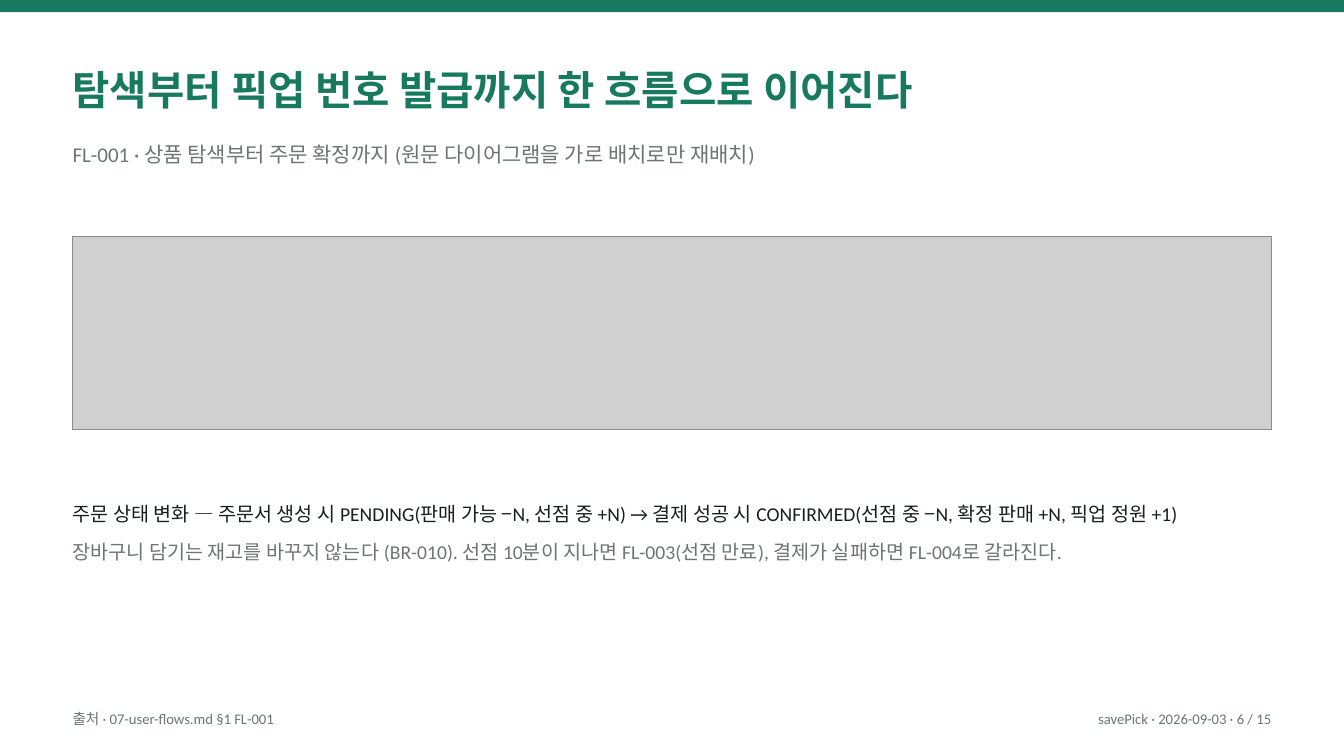
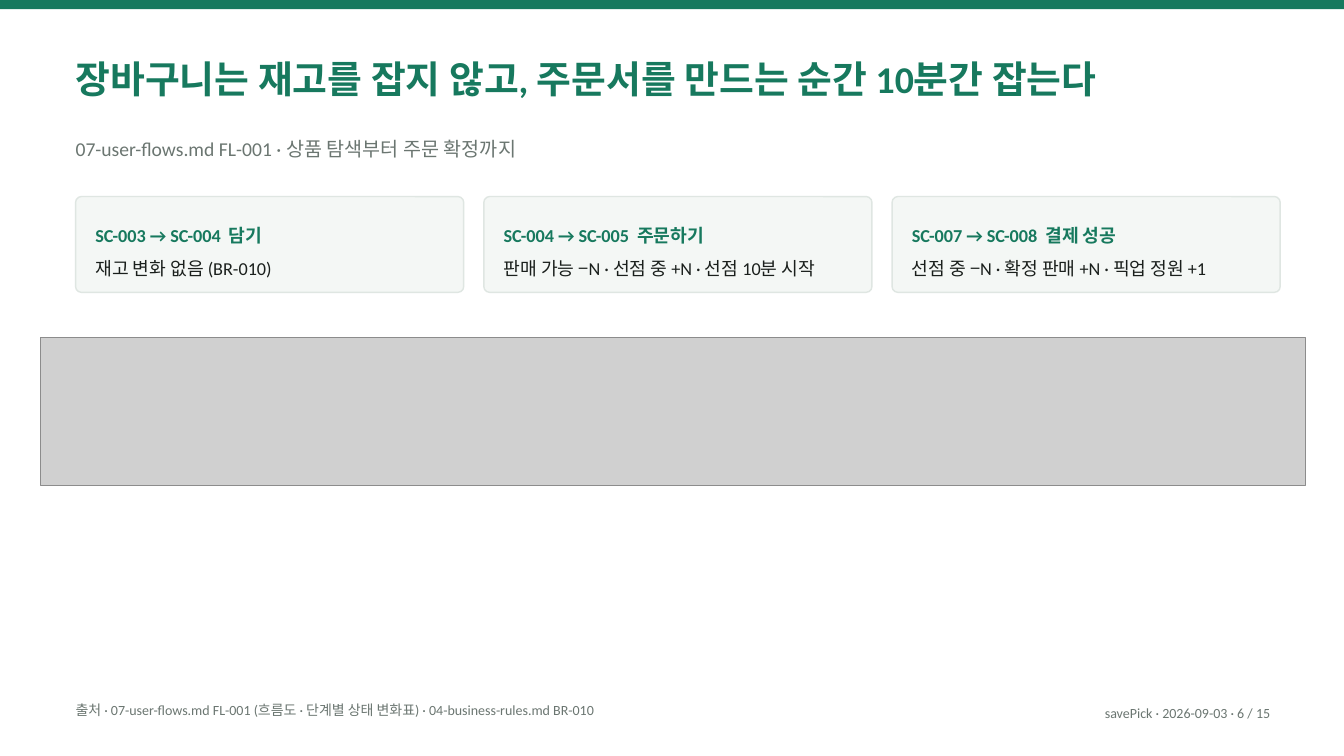
Before and after one commit to eom-tae-in/product-engineering-lab, a slide deck: slide 6 of projects/save-pick/deliverables/save-pick-overview.pptx. Drawn at 1344x756 pixels with LibreOffice and Linux fonts; fonts in the diff are those of the drawing; grey boxes stand for pictures. Boxes give left, top, right and bottom in pixels: in the first picture for what was removed or moved away, otherwise in the second. Text is boxed around its words. In the diff, an @@ line names an element or a change of style, - is before the commit and + after.

```diff
--- a/projects/save-pick/deliverables/save-pick-overview.pptx
+++ b/projects/save-pick/deliverables/save-pick-overview.pptx
@@ text at [76, 61, 1096, 98]: text changed; size 29 to 27 pt @@
-탐색부터 픽업 번호 발급까지 한 흐름으로 이어진다
+장바구니는 재고를 잡지 않고, 주문서를 만드는 순간 10분간 잡는다
@@ text at [76, 139, 516, 158]: text changed; size 15 to 14 pt @@
-FL-001 · 상품 탐색부터 주문 확정까지 (원문 다이어그램을 가로 배치로만 재배치)
+07-user-flows.md FL-001 · 상품 탐색부터 주문 확정까지
@@ rounded rectangle added at [76, 197, 464, 292], fill #F4F7F5, outline #DFE6E2 1 pt, 13 pt, text #17795E, bold @@
+SC-003 → SC-004 담기
+재고 변화 없음 (BR-010)
@@ rounded rectangle added at [484, 197, 872, 292], fill #F4F7F5, outline #DFE6E2 1 pt, 13 pt, text #1A1F1C @@
+SC-004 → SC-005 주문하기
+판매 가능 −N · 선점 중 +N · 선점 10분 시작
@@ rounded rectangle added at [892, 197, 1280, 292], fill #F4F7F5, outline #DFE6E2 1 pt, 13 pt, text #1A1F1C @@
+SC-007 → SC-008 결제 성공
+선점 중 −N · 확정 판매 +N · 픽업 정원 +1
@@ picture removed at [73, 237, 1271, 430] @@
@@ picture added at [40, 338, 1306, 485] @@
@@ text removed at [73, 504, 1178, 562] @@
-주문 상태 변화 — 주문서 생성 시 PENDING(판매 가능 −N, 선점 중 +N) → 결제 성공 시 CONFIRMED(선점 중 −N, 확정 판매 +N, 픽업 정원 +1)
-장바구니 담기는 재고를 바꾸지 않는다 (BR-010). 선점 10분이 지나면 FL-003(선점 만료), 결제가 실패하면 FL-004로 갈라진다.
@@ text at [76, 703, 594, 717]: text changed; size 10.5 to 10 pt @@
-출처 · 07-user-flows.md §1 FL-001
+출처 · 07-user-flows.md FL-001 (흐름도 · 단계별 상태 변화표) · 04-business-rules.md BR-010
@@ text "savePick · 2026-09-03 · 6 ...": place and size @@
-text "savePick · 2026-09-03 · 6 ..." at [1098, 714, 1271, 724]
+text "savePick · 2026-09-03 · 6 ..." at [1105, 708, 1270, 718]
@@ text "savePick · 2026-09-03 · 6 ..." at [1105, 708, 1270, 718]: size 10.5 to 10 pt; more space between paragraphs @@
```
Also in this commit, not shown: 14 other slides changed, 2 other files.
